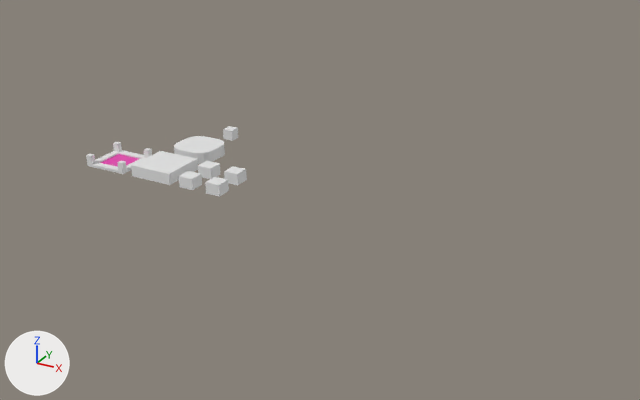
An edit to the glTF model assets/blocks.glb, drawn before and after from the same camera.
Rendered twice from a 50 mm camera at (9.16, -11.15, 5.7) aimed at (2.56, 0.85, -0.29). Every picture has the same lights, and +X, +Y and +Z are marked at lower left. Where no turn or scale is listed for an object, it has been applied to the vertices.

The first picture shows 'Basic', 'BasicA', 'Little', 'Park', 'Rounded'.
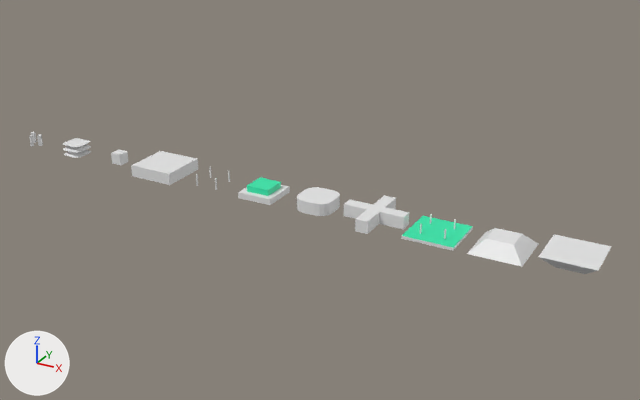
What changed in the scene script:
```text
Add me_cube_022:
    me_cube_022.from_pydata([(-0.4, 0.4, 0.2), (-0.2, 0.2, 0.0), (-0.2, -0.2, 0.0), (-0.4, -0.4, 0.2), (0.4, 0.4, 0.2), (0.2, 0.2, 0.0), (0.4, -0.4, 0.2), (0.2, -0.2, 0.0)], [], [(0, 1, 2), (0, 2, 3), (4, 5, 1), (4, 1, 0), (6, 7, 5), (6, 5, 4), (3, 2, 7), (3, 7, 6), (2, 1, 5), (2, 5, 7), (6, 4, 0), (6, 0, 3)])
Add me_cube_021:
    me_cube_021.from_pydata([(-0.2, 0.2, 0.2), (-0.4, 0.4, 0.0), (-0.4, -0.4, 0.0), (-0.2, -0.2, 0.2), (0.2, 0.2, 0.2), (0.4, 0.4, 0.0), (0.2, -0.2, 0.2), (0.4, -0.4, 0.0)], [], [(0, 1, 2), (0, 2, 3), (4, 5, 1), (4, 1, 0), (6, 7, 5), (6, 5, 4), (3, 2, 7), (3, 7, 6), (2, 1, 5), (2, 5, 7), (6, 4, 0), (6, 0, 3)])
Remove ob_basica:
    ob_basica = bpy.data.objects.new('BasicA', me_cube_002)
Remove ob_park:
    ob_park = bpy.data.objects.new('Park', me_cube_003)
Remove ob_rounded:
    ob_rounded = bpy.data.objects.new('Rounded', me_cube_004)
Remove ob_little:
    ob_little = bpy.data.objects.new('Little', me_cube_005)
Add ob_04_reverse_taper:
    ob_04_reverse_taper = bpy.data.objects.new('04 Reverse Taper', me_cube_022)
    ob_04_reverse_taper.location = (7.0, 0.0, 0.0)
Add ob_03_taper:
    ob_03_taper = bpy.data.objects.new('03 Taper', me_cube_021)
    ob_03_taper.location = (6.0, 0.0, 0.0)
Add ob_05_park:
    ob_05_park = bpy.data.objects.new('05 Park', me_cube_019)  # 40 vertices, 60 faces; spans x -0.4..0.4, y -0.4..0.4, z 0.0..0.2; in mat_material (white #e7e7e7), mat_accent (green #2ee7ab)
    ob_05_park.location = (5.0, 0.0, 0.0)
Add ob_06_plus:
    ob_06_plus = bpy.data.objects.new('06 Plus', me_cube_017)  # 24 vertices, 44 faces; spans x -0.5..0.5, y -0.5..0.5, z 0.0..0.2
    ob_06_plus.location = (4.0, 0.0, 0.0)
Add ob_11_stacks:
    ob_11_stacks = bpy.data.objects.new('11 Stacks', me_cube_015)  # 24 vertices, 36 faces; spans x -0.152..0.153, y -0.156..0.083, z 0.0..0.2
    ob_11_stacks.location = (-3.0, 0.0, 0.0)
Add ob_10_accordian:
    ob_10_accordian = bpy.data.objects.new('10 Accordian', me_cube_014)  # 80 vertices, 156 faces; spans x -0.2..0.2, y -0.2..0.2, z 0.0..0.2
    ob_10_accordian.location = (-2.0, 0.0, 0.0)
Add ob_09_little:
    ob_09_little = bpy.data.objects.new('09 Little', me_cube_013)  # a box spanning x -0.1..0.1, y -0.1..0.1, z 0.0..0.2
    ob_09_little.location = (-1.0, 0.0, 0.0)
Add ob_08_ribbed:
    ob_08_ribbed = bpy.data.objects.new('08 Ribbed', me_cube_006)  # 16 vertices, 28 faces; spans x -0.3..0.3, y -0.3..0.3, z 0.0..0.2; in mat_material_001 (white #e7e7e7), mat_accent (green #2ee7ab)
    ob_08_ribbed.location = (2.0, 0.0, 0.0)
Add ob_07_round:
    ob_07_round = bpy.data.objects.new('07 Round', me_cube_004_1)  # 40 vertices, 76 faces; spans x -0.3..0.3, y -0.3..0.3, z 0.0..0.2
    ob_07_round.location = (3.0, 0.0, 0.0)
Add ob_02_stilts:
    ob_02_stilts = bpy.data.objects.new('02 Stilts', me_cube_002_1)  # a box spanning x -0.2..-0.18, y 0.18..0.2, z 0.0..0.2; a box spanning x 0.18..0.2, y 0.18..0.2, z 0.0..0.2; a box spanning x 0.18..0.2, y -0.2..-0.18, z 0.0..0.2; a box spanning x -0.2..-0.18, y -0.2..-0.18, z 0.0..0.2
    ob_02_stilts.location = (1.0, 0.0, 0.0)
```

Boxes [x1, y1, x2, y2] around the edits, measured in the pictures (640 x 400 px):
'04 Reverse Taper', added: after [538, 234, 612, 274]
'03 Taper', added: after [467, 228, 538, 267]
'06 Plus', added: after [344, 195, 409, 234]
'05 Park', added (green): after [401, 214, 473, 251]
'BasicA', deleted: before [179, 161, 247, 197]
'07 Round', added: after [297, 187, 340, 216]
'Rounded', deleted: before [174, 136, 225, 164]
'Park', deleted: before [86, 142, 152, 174]
'08 Ribbed', added: after [238, 177, 290, 205]
'10 Accordian', added: after [63, 138, 91, 158]
'09 Little', added: after [111, 149, 128, 165]
'Little', deleted: before [223, 126, 238, 141]
'11 Stacks', added: after [29, 132, 43, 147]
'02 Stilts', added: after [196, 167, 230, 190]
